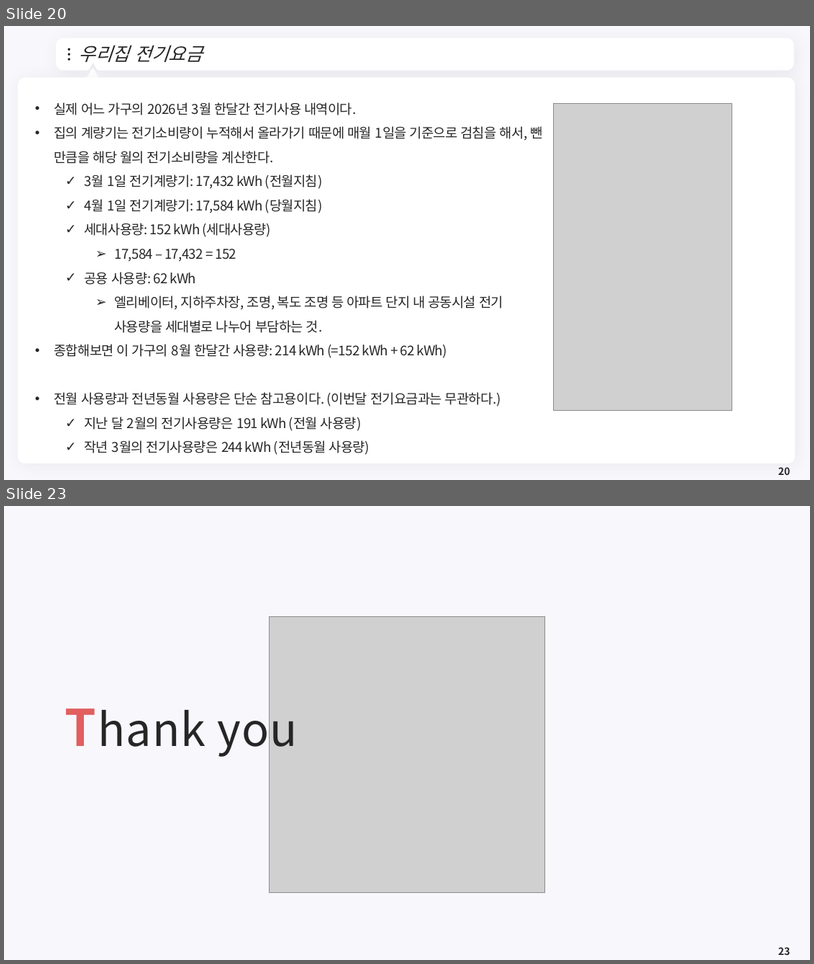
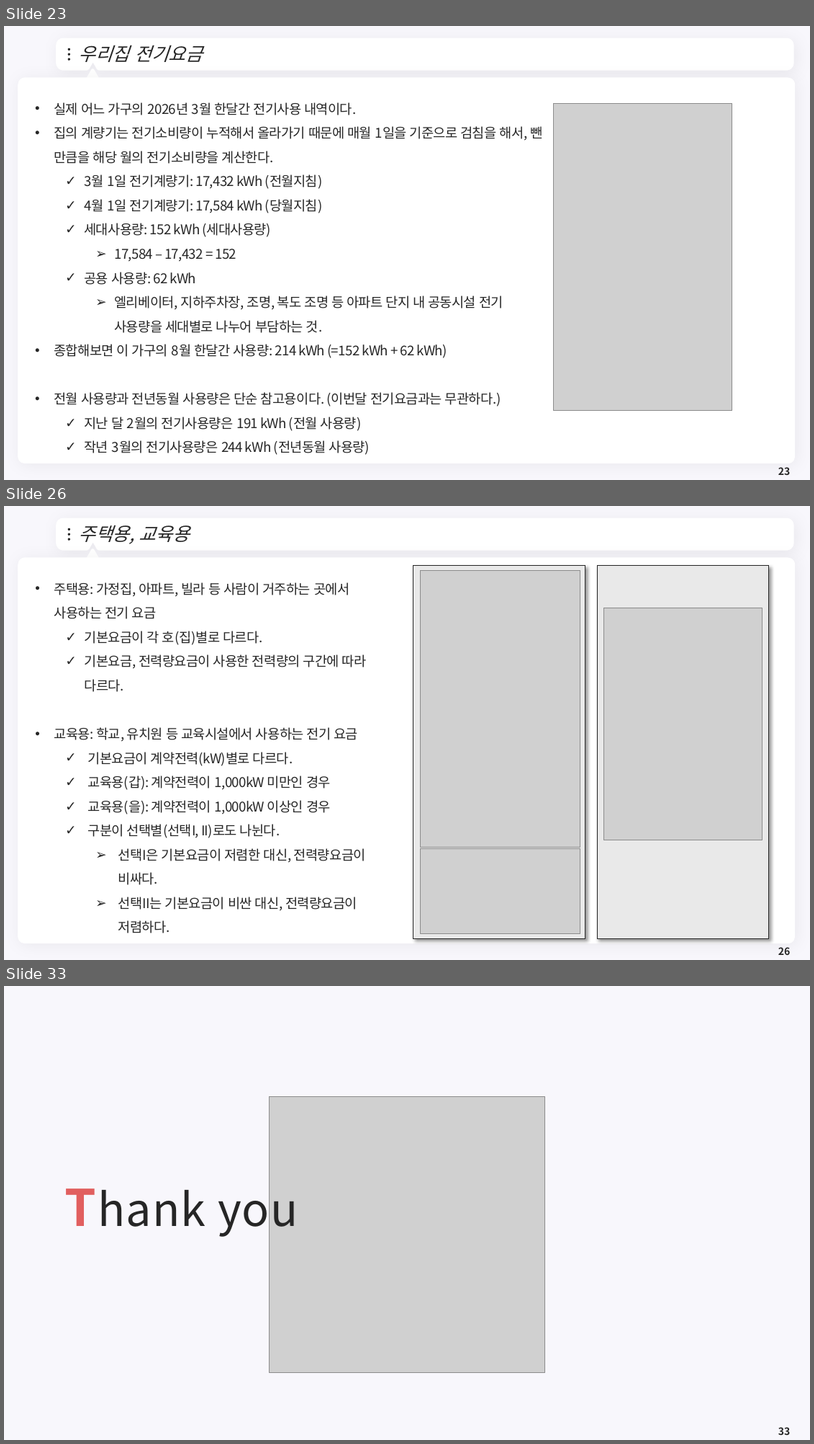
Before and after one commit to meandthey/Teaching, a slide deck: 에너지경제학/자원에너지경제학_Chapter_1.pptx. Shown one above the other, each under a label of ours: slides 20 and 23 before the commit, slides 23, 26 and 33 after it; the slides between them are not shown. The pictures are 814x964 and 814x1444 pixels, drawn with LibreOffice and Linux fonts; fonts in the diff are those of the drawing; grey boxes stand for pictures; background and template pictures are left out. Boxes give left, top, right and bottom in pixels: in the first picture for what was removed or moved away, otherwise in the second. Text is boxed around its words. In the diff, an @@ line names an element or a change of style, - is before the commit and + after.

```diff
--- a/에너지경제학/자원에너지경제학_Chapter_1.pptx
+++ b/에너지경제학/자원에너지경제학_Chapter_1.pptx
@@ slide 26 added at <box>4,506,810,960</box>, background #F8F7FC; not listed: 7 template elements that a slide beside it also shows @@
@@ title added at <box>79,525,190,544</box>, 22 pt, text #262626, italic @@
+주택용, 교육용
@@ table added at <box>414,565,585,939</box>, 1 rows, 1 columns @@
+
@@ table added at <box>597,565,769,939</box>, 1 rows, 1 columns @@
+
@@ text added at <box>54,582,367,933</box>, 16 pt, text #262626 @@
+• 주택용: 가정집, 아파트, 빌라 등 사람이 거주하는 곳에서 사용하는 전기 요금
+  ✓ 기본요금이 각 호(집)별로 다르다.
+  ✓ 기본요금, 전력량요금이 사용한 전력량의 구간에 따라 다르다.
+• 교육용: 학교, 유치원 등 교육시설에서 사용하는 전기 요금
+  ✓ 기본요금이 계약전력(kW)별로 다르다.
+  ✓ 교육용(갑): 계약전력이 1,000kW 미만인 경우
+  ✓ 교육용(을): 계약전력이 1,000kW 이상인 경우
+  ✓ 구분이 선택별(선택I, II)로도 나뉜다.
+    ➢ 선택I은 기본요금이 저렴한 대신, 전력량요금이 비싸다.
+    ➢ 선택II는 기본요금이 비싼 대신, 전력량요금이 저렴하다.
@@ picture added at <box>421,571,581,847</box> @@
@@ picture added at <box>604,608,763,840</box> @@
@@ picture added at <box>421,849,581,933</box> @@
@@ page number added at <box>779,947,790,955</box>, 12 pt, text #262626, bold @@
+26
@@ what was slide 20 is now slide 23 @@
@@ page number at <box>779,467,790,475</box>: text changed @@
-20
+23
@@ what was slide 23 is now slide 33 @@
@@ page number at <box>779,1427,790,1435</box>: text changed @@
-23
+33
```
Also in this commit, not shown: 2 slides changed, 9 other slides added, 1 other file.
